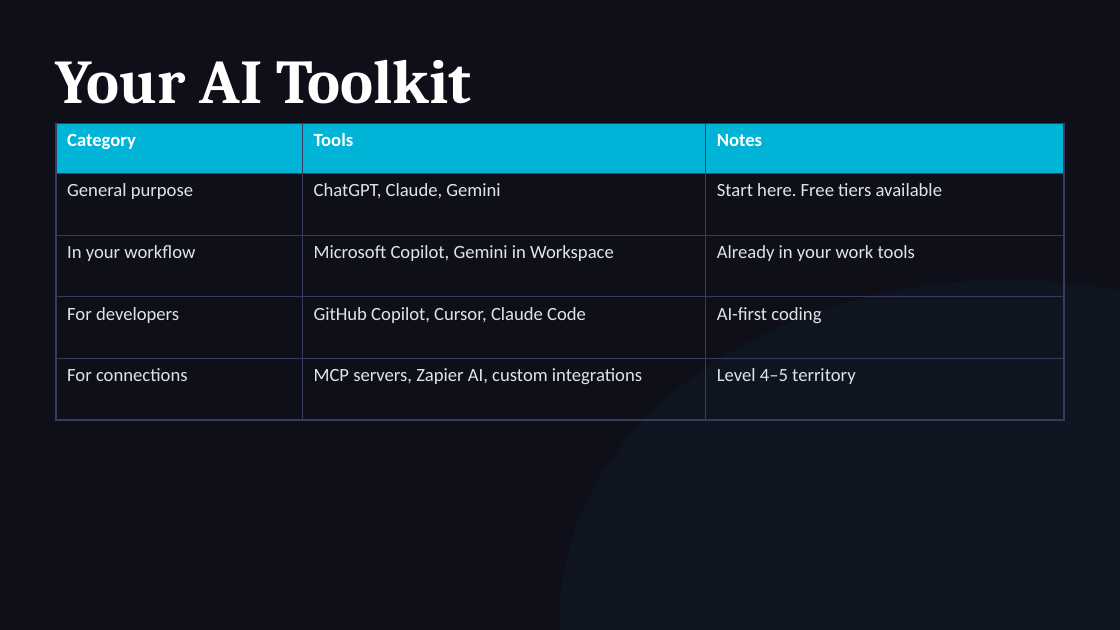
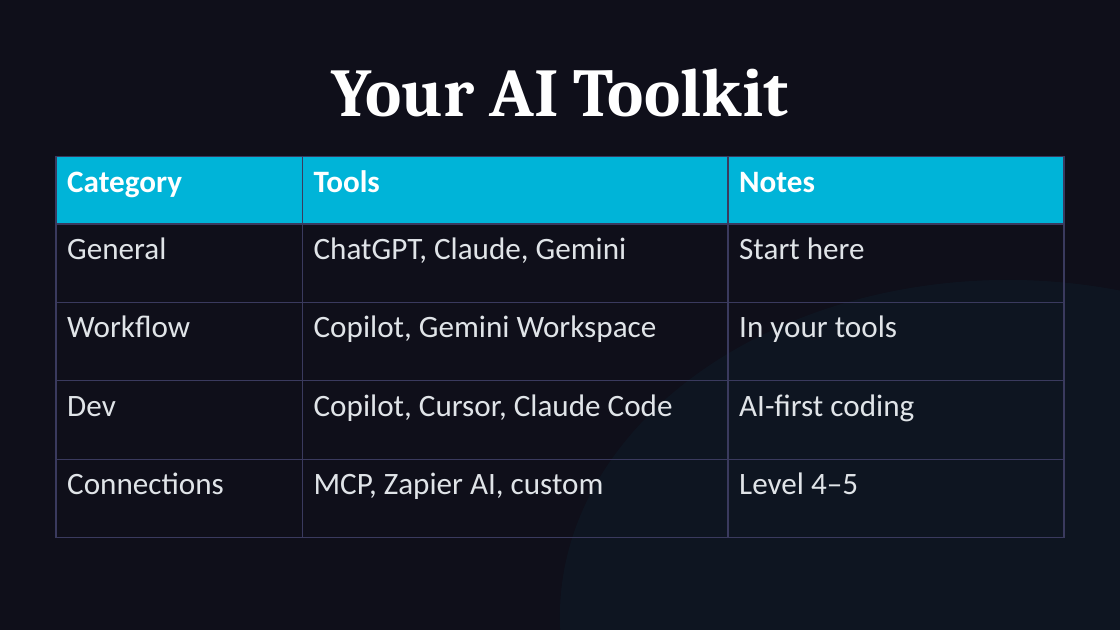
Before and after one commit to michaelengland/ai-best-practices, a slide deck: slide 66 of Getting-Agents-to-Give-Up-Their-Secrets.pptx (slide 48 before the commit). Drawn at 1120x630 pixels with LibreOffice and Linux fonts; fonts in the diff are those of the drawing. Boxes give left, top, right and bottom in pixels: in the first picture for what was removed or moved away, otherwise in the second. Text is boxed around its words. In the diff, an @@ line names an element or a change of style, - is before the commit and + after.

```diff
--- a/Getting-Agents-to-Give-Up-Their-Secrets.pptx
+++ b/Getting-Agents-to-Give-Up-Their-Secrets.pptx
@@ text "Your AI Toolkit": place and size @@
-text "Your AI Toolkit" at box(56, 59, 471, 104)
+text "Your AI Toolkit" at box(331, 68, 788, 117)
@@ text "Your AI Toolkit" at box(331, 68, 788, 117): size 40 to 44 pt; alignment left to centre @@
@@ table at box(56, 157, 1064, 503) @@
-row 2, column 1: General purpose
+row 2, column 1: General
-row 2, column 3: Start here. Free tiers available
+row 2, column 3: Start here
-row 3: In your workflow | Microsoft Copilot, Gemini in Workspace | Already in your work tools
+row 3: Workflow | Copilot, Gemini Workspace | In your tools
-row 4, column 1: For developers
+row 4, column 1: Dev
-row 4, column 2: GitHub Copilot, Cursor, Claude Code
+row 4, column 2: Copilot, Cursor, Claude Code
-row 5: For connections | MCP servers, Zapier AI, custom integrations | Level 4–5 territory
+row 5: Connections | MCP, Zapier AI, custom | Level 4–5
@@ size 12 to 20 pt in "Category", "Tools", "Notes", "ChatGPT, Claude, Gemini" and 1 more places @@
@@ table: place and size @@
-table at box(56, 123, 1064, 388)
+table at box(56, 157, 1064, 503)
```
Also in this commit, not shown: 27 other slides changed, 42 slides added, 23 slides removed, 1 other file.
